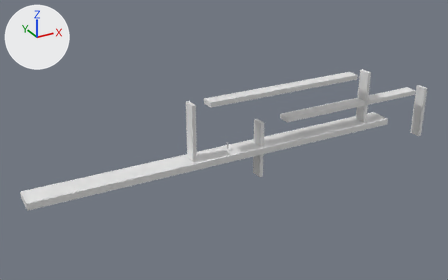
The Blender file xengine.blend: old version first, new version second.
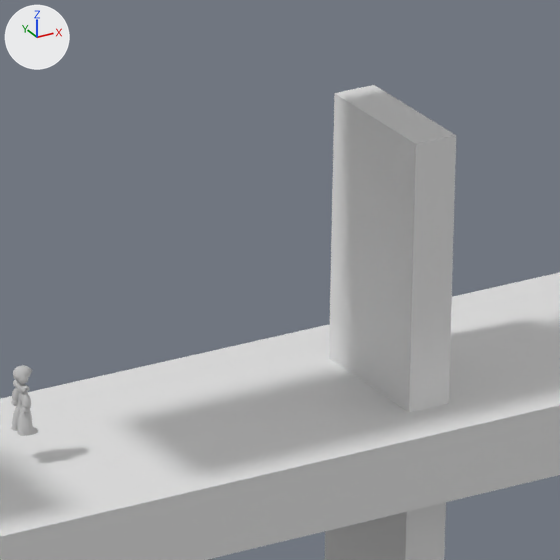
There are two pictures of each version: one whole from a camera (50 mm lens) standing at (-149.0, -266.0, 137.0) and looking at (2.0, 7.0, 0.0), one close up on the part from 50% to 61% of the width and 40% to 57% of the height. The axes (+X, +Y, +Z) are drawn at upper left. The lights are the same throughout.

Names of what the first close-up shows: 'Cube.000', 'floor'.
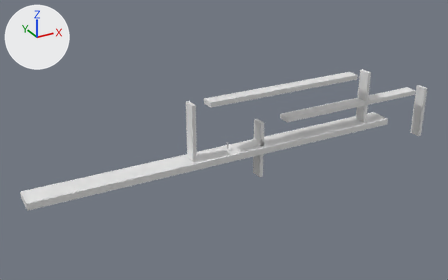
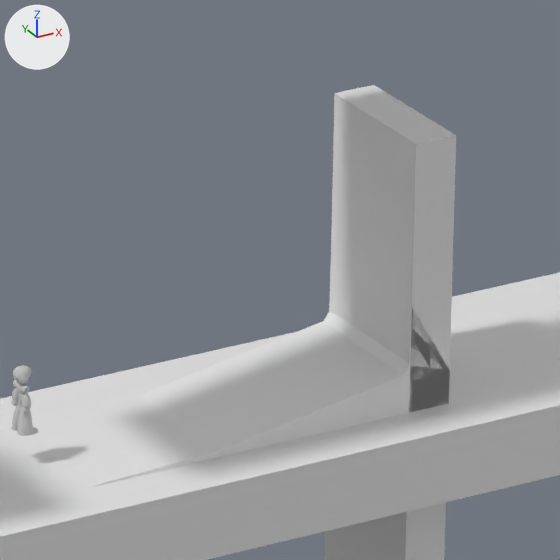
Where the newer file only moved an object's origin or applied its transform, the numbers keep the older frame.

The change in detail:
me_cube_011 is used by ob_cube_000; location (80.59, -0.31, -5.96); rotation (0.0, 1.571, 0.0), in degrees (0, 90, 0); scale (1.34, 1.34, 1.34).
me_cube_011 had 4614 vertices, 4608 faces and spanned x -12.1..12.1, y -2.7..2.7, z -46.3..45.0.
me_cube_011 now has 4908 vertices, 4902 faces and spans x -12.1..12.1, y -2.7..2.7, z -59.5..45.0.
me_cube_011 part 1: 42 vertices moved from x -6.0..-1.5, y -2.3..2.3, z -46.3 to x -3.8..-1.1, y -2.7..2.7, z -46.6..-44.7; 12 vertices removed from x -6.0..-1.5, y -2.3..2.3, z -46.3; 306 vertices added at x -3.8..-0.5, y -2.7..2.7, z -59.5..-44.7.

What differs and where, as boxes [x1, y1, x2, y2] in the close-ups (560 x 560 px):
'Cube.000', reshaped
    before: [325, 85, 456, 560]
    after: [8, 85, 456, 560]
part 1 of me_cube_011, built on
    before: [329, 263, 412, 412]
    after: [47, 263, 450, 485]
